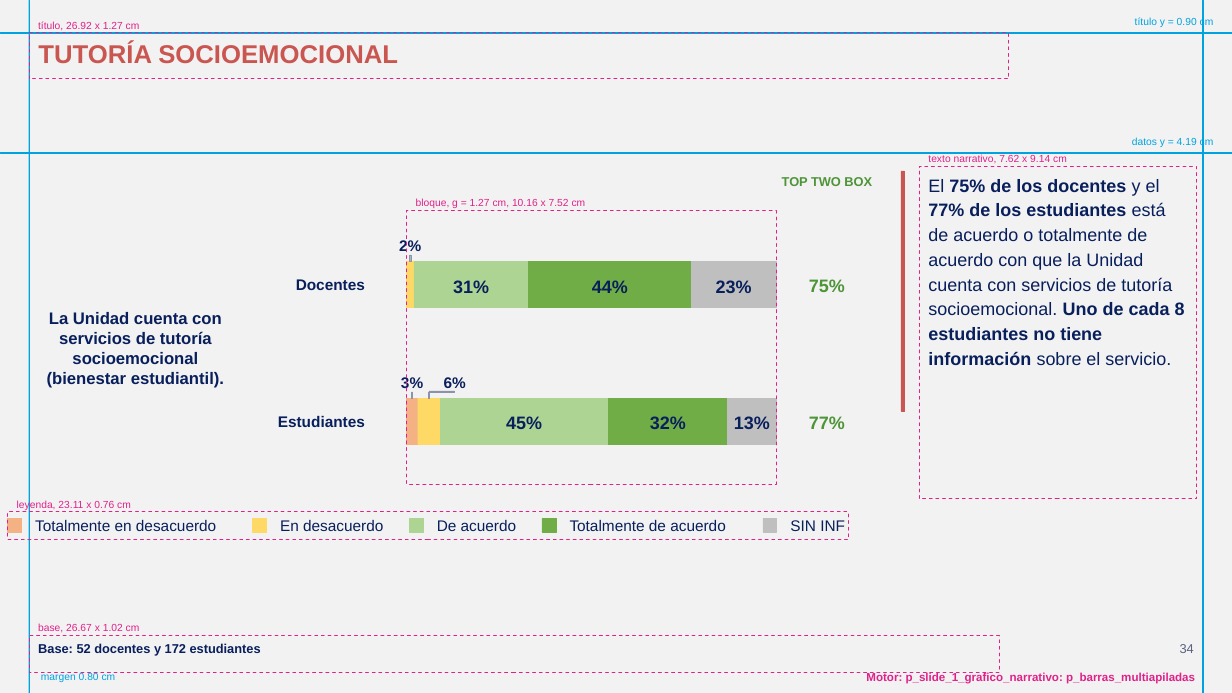
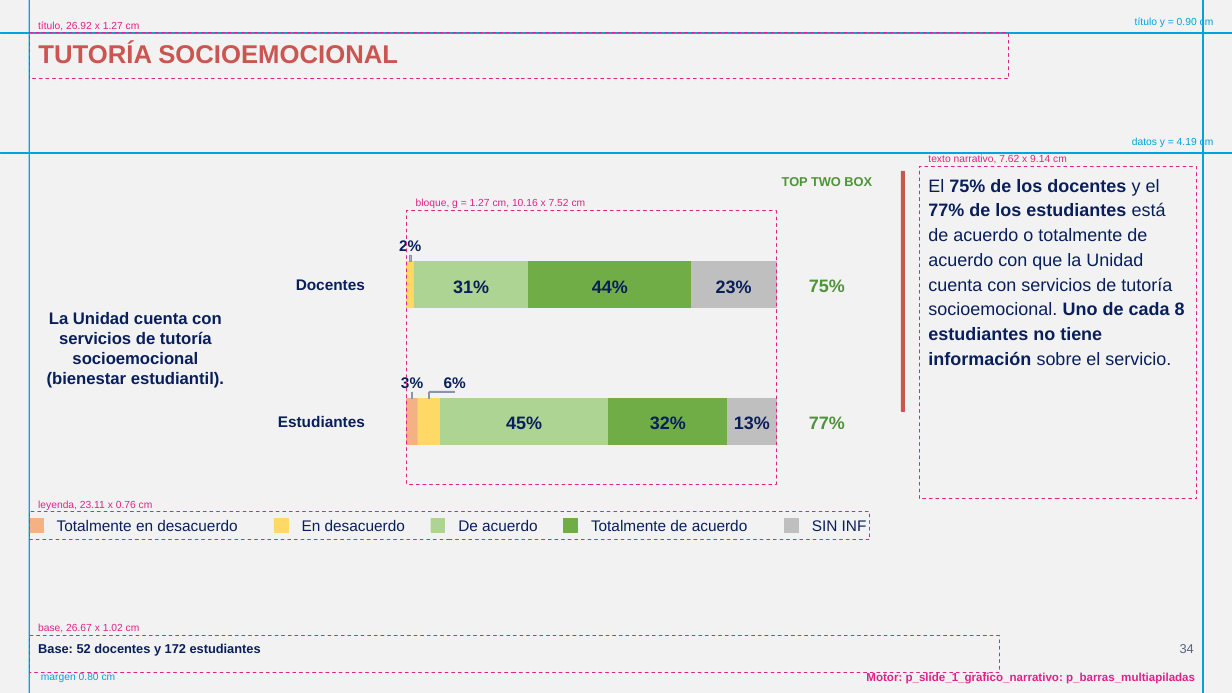
Before and after one commit to GonzaloAlmendariz/prosecnur-app, a slide deck: slide 34 of docs/qa/motor-ppt-2026-10-06/4-recetario/recetario-fiel-guias.pptx. Drawn at 1232x693 pixels with LibreOffice and Linux fonts; fonts in the diff are those of the drawing; background and template pictures are left out. Boxes give left, top, right and bottom in pixels: in the first picture for what was removed or moved away, otherwise in the second. Text is boxed around its words. In the diff, an @@ line names an element or a change of style, - is before the commit and + after.

```diff
--- a/docs/qa/motor-ppt-2026-10-06/4-recetario/recetario-fiel-guias.pptx
+++ b/docs/qa/motor-ppt-2026-10-06/4-recetario/recetario-fiel-guias.pptx
@@ 2 rectangles, 1 text moved together from (x1=7, y1=500, x2=848, y2=540) to (x1=30, y1=500, x2=871, y2=540) @@
@@ 5 texts, 4 rectangles moved together from (x1=35, y1=518, x2=845, y2=532) to (x1=57, y1=518, x2=867, y2=532) @@
```
Also in this commit, not shown: 3 other slides changed, 5 other files.
